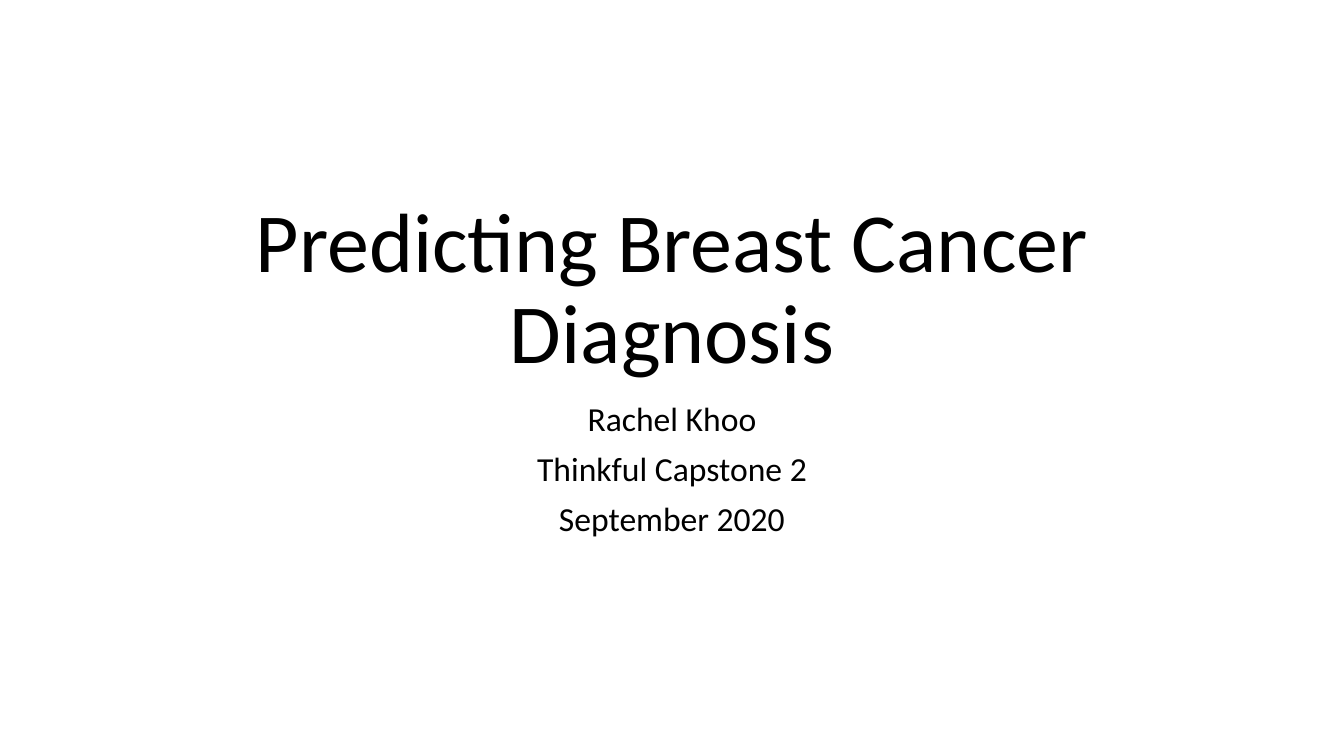
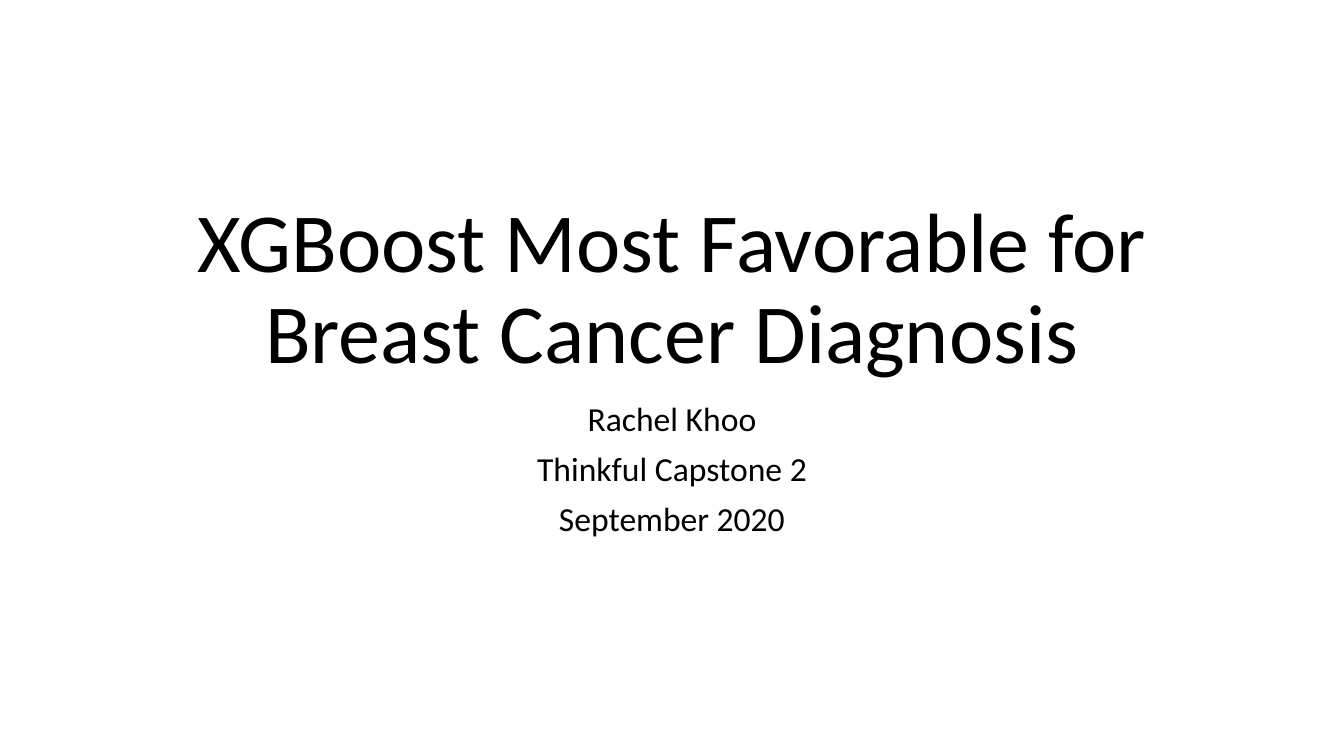
Before and after one commit to rhkhoo/Breast_Cancer_Diagnosis, a slide deck: slide 1 of Predicting Breast Cancer Diagnosis.pptx. Drawn at 1344x756 pixels with LibreOffice and Linux fonts; fonts in the diff are those of the drawing. Boxes give left, top, right and bottom in pixels: in the first picture for what was removed or moved away, otherwise in the second. Text is boxed around its words. In the diff, an @@ line names an element or a change of style, - is before the commit and + after.

```diff
--- a/Predicting Breast Cancer Diagnosis.pptx
+++ b/Predicting Breast Cancer Diagnosis.pptx
@@ title at <box>198,213,1145,378</box>: text changed @@
-Predicting Breast Cancer Diagnosis
+XGBoost Most Favorable for Breast Cancer Diagnosis
```
Also in this commit, not shown: 2 other slides changed, 1 slide added, 1 other file.
